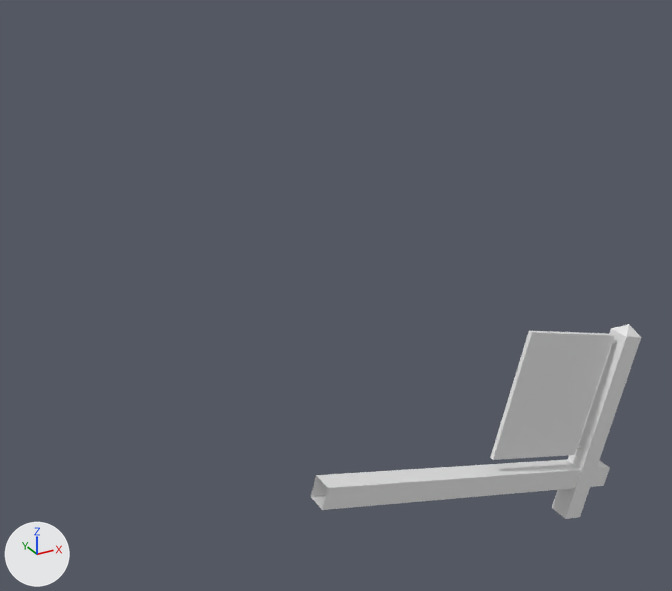
The OBJ model MMR_Project/ResampledDatabase/Sign/m1674.obj: old version first, new version second.
The view is the same before and after, from a 50 mm camera at (-1.48, -1.66, 1.4) aimed at (-0.24, 0.58, 0.27). The axes (+X, +Y, +Z) are drawn at lower left. The lights are the same throughout. Where no turn or scale is listed for an object, it has been applied to the vertices.

Names of what the first picture shows: 'm1674'.
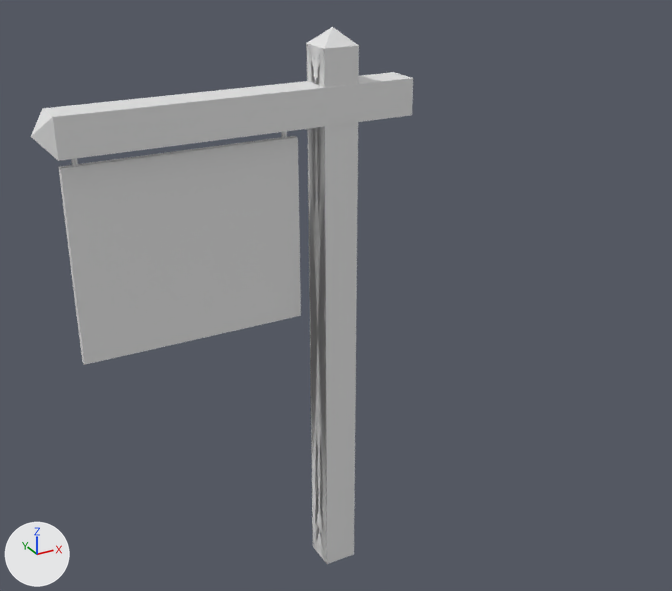
What the commit changed:
me_m1674 is used by ob_m1674; location (0.0, 0.0, 0.0).
me_m1674 had 5728 vertices, 11434 faces and spanned x -0.618..0.388, y -0.031..0.031, z -0.308..0.341.
me_m1674 now has 8294 vertices, 16600 faces and spans x -1.0..0.203, y 0.876..1.0, z -1.0..1.0.
me_m1674 part 1: the loose piece of 1676 vertices spanning x -0.084..0.31, y -0.006..0.007, z -0.098..0.341 is turned -104.9 degrees about the y axis through its middle and scaled by 2, then moved by (-0.674, 0.94, 0.242).
me_m1674 part 2: a new loose piece of 4806 vertices spanning x -0.119..0.001, y 0.88..1.0, z -1.0..1.0.
me_m1674 part 3: a new loose piece of 1782 vertices spanning x -1.0..0.203, y 0.876..0.997, z 0.71..0.83.
me_m1674 part 4: a new loose piece of 15 vertices spanning x -0.896..-0.881, y 0.931..0.948, z 0.663..0.732.
me_m1674 part 5: the loose piece of 2973 vertices spanning x -0.618..0.356, y -0.031..0.031, z -0.225..0.083 is deleted.
me_m1674 part 6: the loose piece of 1055 vertices spanning x 0.182..0.388, y -0.031..0.029, z -0.308..0.281 is deleted.

What differs and where, as boxes (x1, y1, x2, y2) in the pictures (672 x 591 px; the box of a moved part takes in the faces that stretch with it):
'm1674', reshaped (16% wider, 174% taller)
    before: (311, 324, 641, 519)
    after: (31, 27, 413, 564)
part 1 of me_m1674, moved or reshaped
    before: (490, 331, 614, 460)
    after: (58, 136, 301, 365)
part 2 of me_m1674, added
    after: (306, 27, 359, 564)
part 3 of me_m1674, added
    after: (31, 72, 413, 161)
part 4 of me_m1674, added
    after: (71, 158, 78, 166)
part 5 of me_m1674, deleted
    before: (311, 459, 610, 510)
part 6 of me_m1674, deleted
    before: (552, 324, 641, 519)
